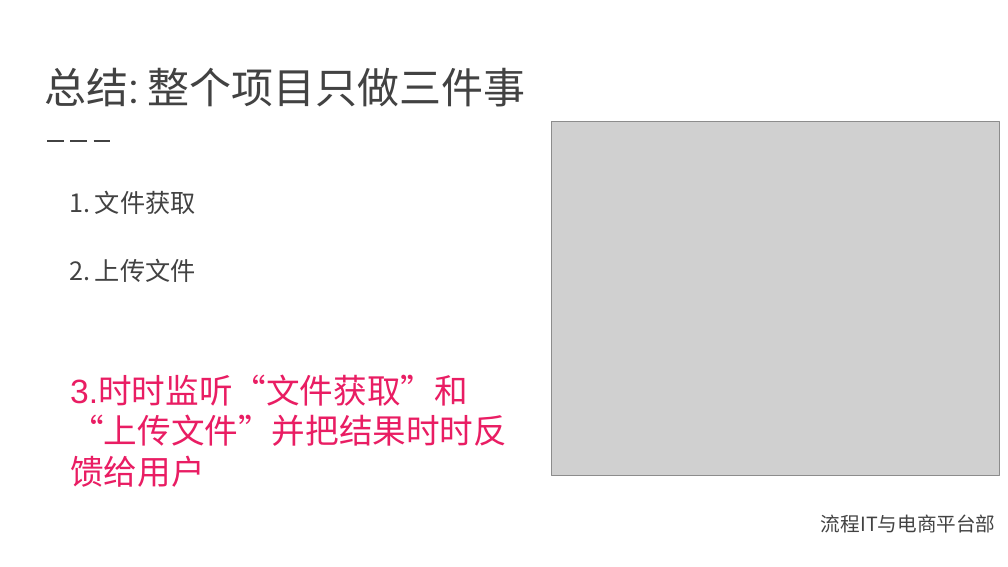
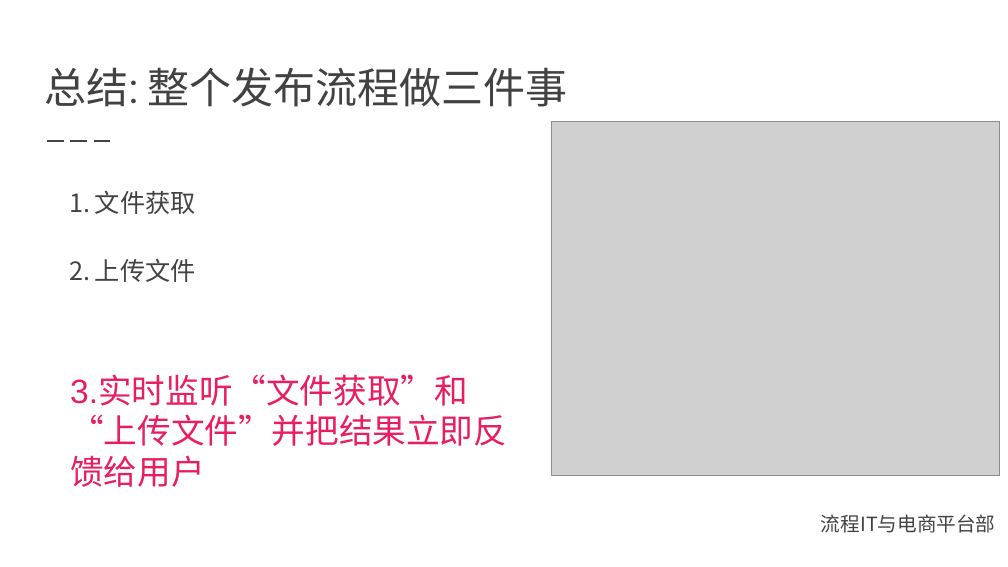
Before and after one commit to shekobe/test, a slide deck: slide 12 of 文件发布管理.pptx (slide 10 before the commit). Drawn at 1008x567 pixels with LibreOffice and Linux fonts; fonts in the diff are those of the drawing; grey boxes stand for pictures; background and template pictures are left out. Boxes give left, top, right and bottom in pixels: in the first picture for what was removed or moved away, otherwise in the second. Text is boxed around its words. In the diff, an @@ line names an element or a change of style, - is before the commit and + after.

```diff
--- a/文件发布管理.pptx
+++ b/文件发布管理.pptx
@@ title at (44, 67, 568, 107): text changed @@
-总结: 整个项目只做三件事
+总结: 整个发布流程做三件事
@@ text at (70, 376, 507, 487): text changed @@
-3.时时监听“文件获取”和 “上传文件”并把结果时时反馈给用户
+3.实时监听“文件获取”和 “上传文件”并把结果立即反馈给用户
```
Also in this commit, not shown: 1 other slide changed, 3 slides added, 1 slide removed, 1 other file.
